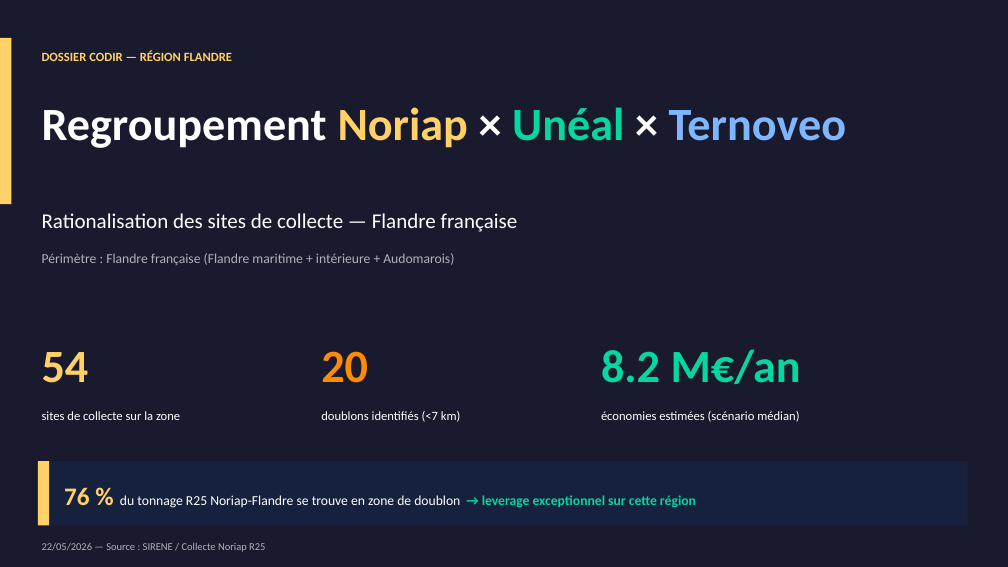
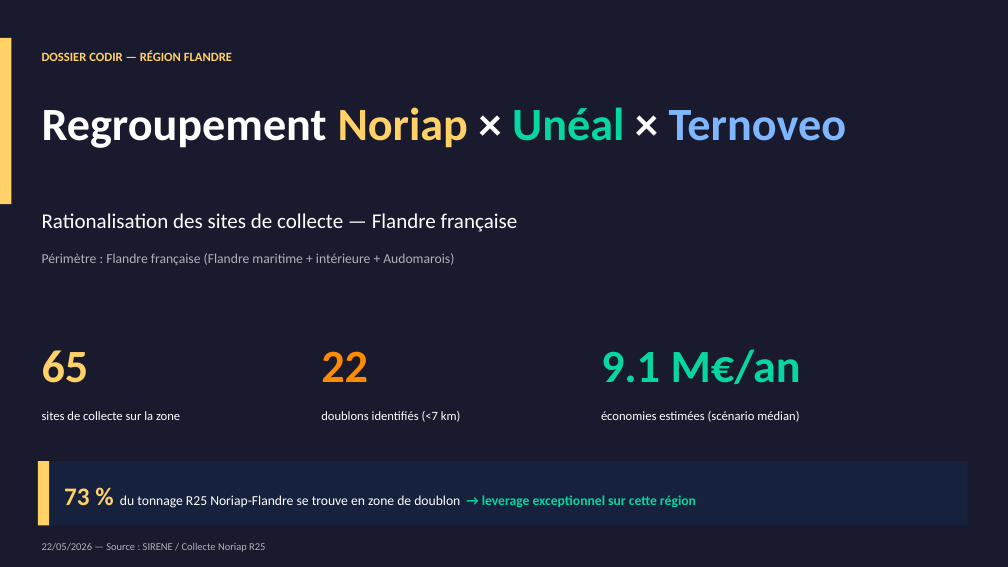
Before and after one commit to BOHG59/zone-flandres-carte, a slide deck: slide 1 of fusion_flandre_codir.pptx. Drawn at 1008x567 pixels with LibreOffice and Linux fonts; fonts in the diff are those of the drawing. Boxes give left, top, right and bottom in pixels: in the first picture for what was removed or moved away, otherwise in the second. Text is boxed around its words. In the diff, an @@ line names an element or a change of style, - is before the commit and + after.

Commit message:
Flandre etendue jusque Hardelot/Boulonnais (lng 1.50-3.05): 65 sites, 9.1 ME/an

```diff
--- a/fusion_flandre_codir.pptx
+++ b/fusion_flandre_codir.pptx
@@ text at <box>42,350,89,383</box>: text changed @@
-54
+65
@@ text at <box>321,351,368,382</box>: text changed @@
-20
+22
@@ text at <box>601,349,801,384</box>: text changed @@
-8.2 M€/an
+9.1 M€/an
@@ text at <box>64,488,696,508</box>: text changed @@
-76 % du tonnage R25 Noriap-Flandre se trouve en zone de doublon → leverage exceptionnel sur cette région
+73 % du tonnage R25 Noriap-Flandre se trouve en zone de doublon → leverage exceptionnel sur cette région
```
Also in this commit, not shown: 10 other slides changed, 3 other files.
